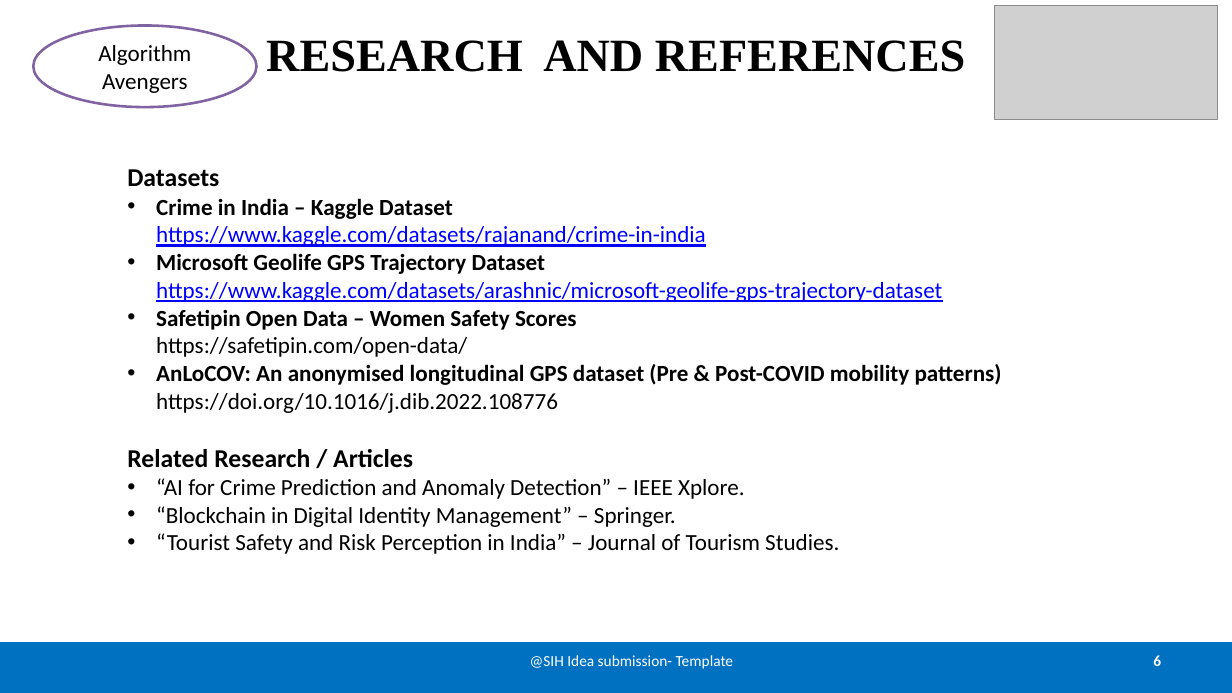
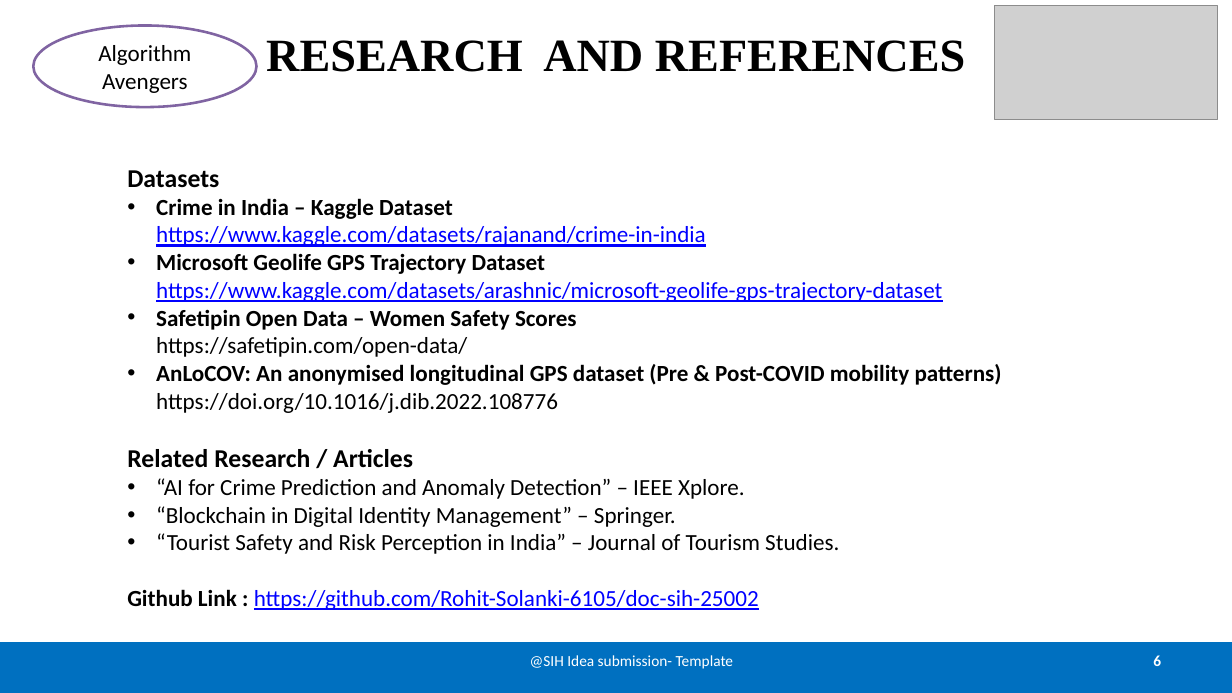
Before and after one commit to Rohit-Solanki-6105/doc-sih-25002, a slide deck: slide 6 of sih.pptx. Drawn at 1232x693 pixels with LibreOffice and Linux fonts; fonts in the diff are those of the drawing; grey boxes stand for pictures. Boxes give left, top, right and bottom in pixels: in the first picture for what was removed or moved away, otherwise in the second. Text is boxed around its words. In the diff, an @@ line names an element or a change of style, - is before the commit and + after.

Commit message:
Updated sih with github repo link

```diff
--- a/sih.pptx
+++ b/sih.pptx
@@ text at (x1=127, y1=589, x2=759, y2=610): paragraph added @@
+Github Link : https://github.com/Rohit-Solanki-6105/doc-sih-25002
```
Also in this commit, not shown: 2 other slides changed, 1 slide removed.
